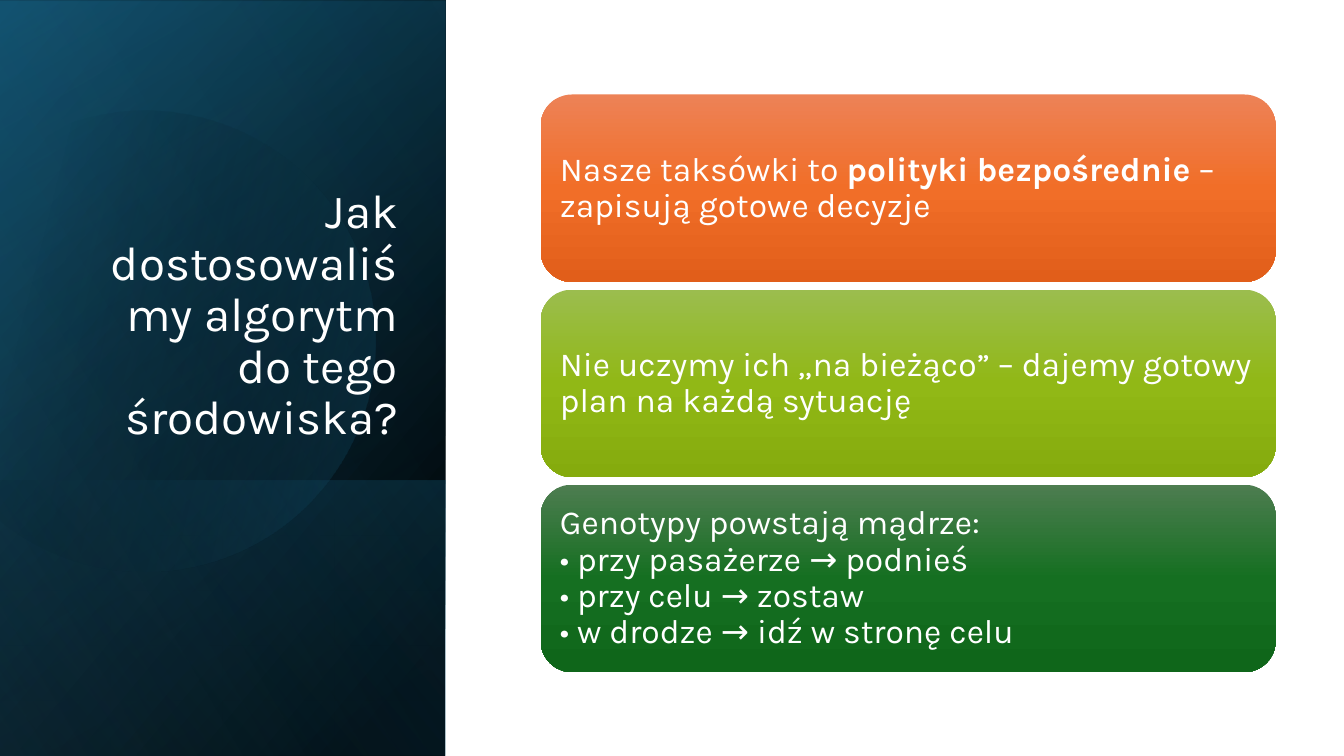
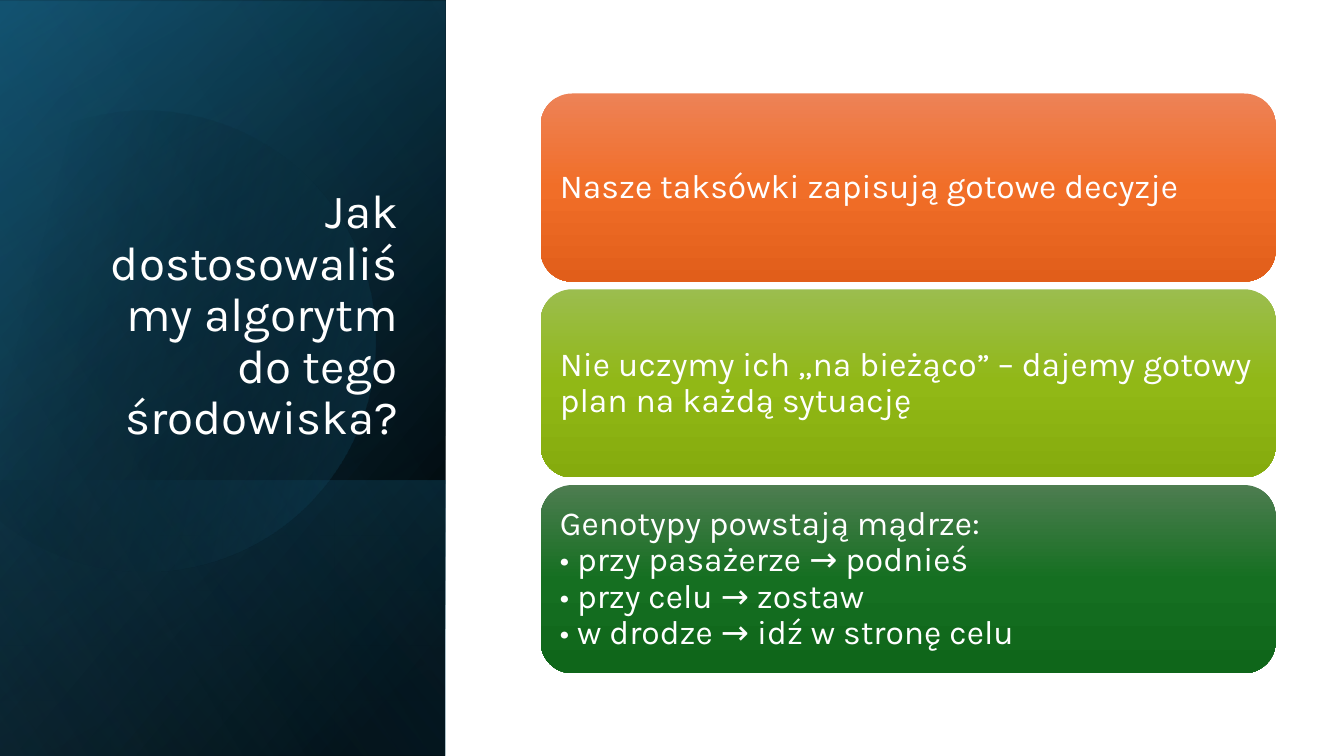
Before and after one commit to kargla3/taxi-v3-genetic-algorithm, a slide deck: slide 3 of Algorytm genetyczny „Taxi_v3.pptx (slide 9 before the commit). Drawn at 1344x756 pixels with LibreOffice and Linux fonts; fonts in the diff are those of the drawing. Boxes give left, top, right and bottom in pixels: in the first picture for what was removed or moved away, otherwise in the second. Text is boxed around its words. In the diff, an @@ line names an element or a change of style, - is before the commit and + after.

```diff
--- a/Algorytm genetyczny „Taxi_v3.pptx
+++ b/Algorytm genetyczny „Taxi_v3.pptx
@@ text at box(560, 172, 1178, 207): text changed @@
-Nasze taksówki to polityki bezpośrednie – zapisują gotowe decyzje
+Nasze taksówki zapisują gotowe decyzje
```
Also in this commit, not shown: 1 other slide changed, 1 slide added, 3 slides removed.
